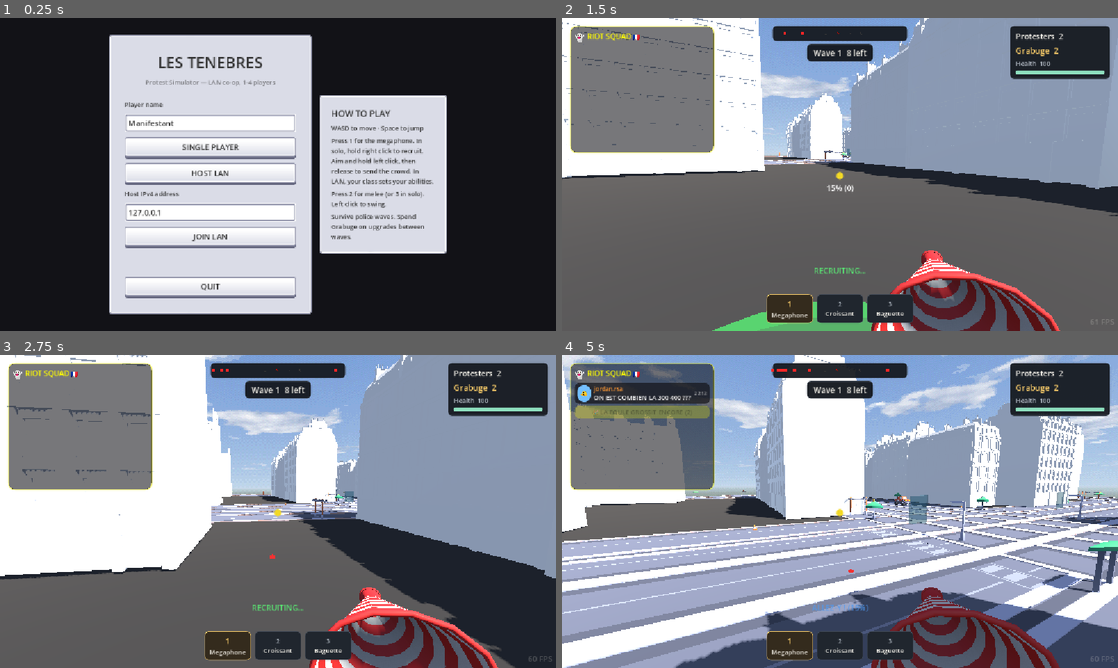
Above: before the commit, frames 1-4 (two rows, left to right).
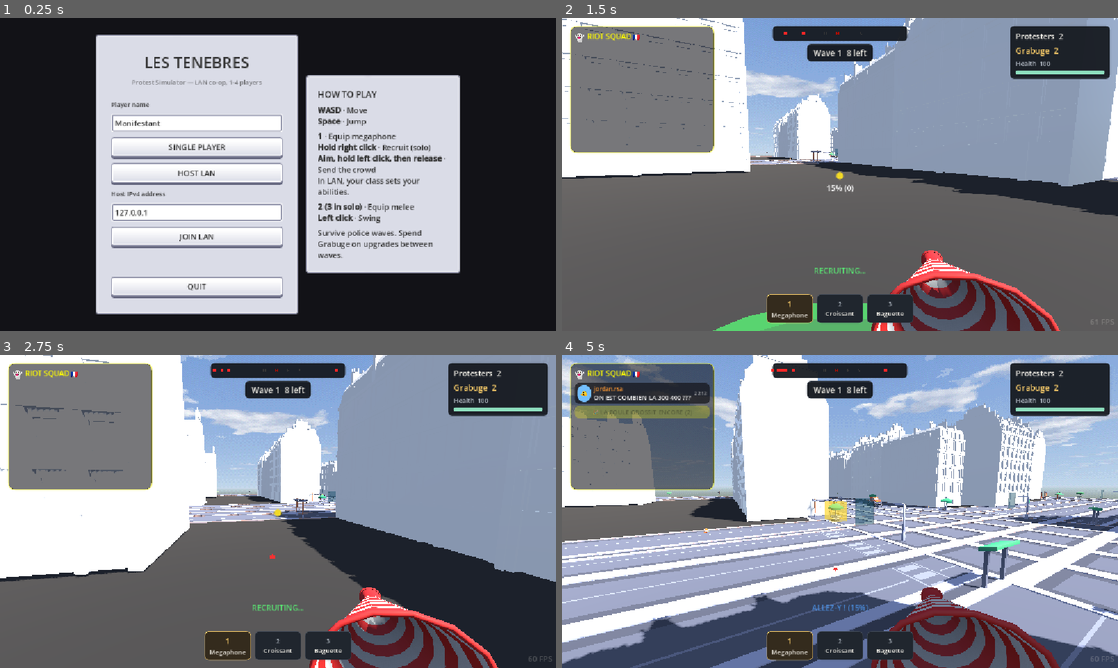
Above: after the commit, the same moments.

Repository: IsmailOuazzani/les-tenebres
Game: Godot game, scene res://scenes/main_menu.tscn
Two runs of this game, one before a commit and one after it. Both use one fixed random seed, a clock stepped at 60 frames per second and the inputs below.
Inputs (mouse positions are in pixels of both pictures, inside the frame that each line leads up to):
- Up to frame 1 (0.25 s): no input
- Up to frame 2 (1.5 s): click "SINGLE PLAYER" at 0.5 s; tap Enter at 1.25 s; move the mouse to (867, 174) at 1.27 s; hold W (move_forward) from 1.28 s (still down); hold Right mouse button (recruit) from 1.28 s (still down); click (867, 174) at 1.42 s
- Up to frame 3 (2.75 s): keep holding W (move_forward); tap Space (jump) at 1.52, 1.55, 1.82, 2.1, 2.27, 2.57 s; move the mouse to (250, 511) at 2.02 s; release Right mouse button (recruit) at 2.03 s; click (250, 511) at 2.17 s; right-click (250, 511) at 2.3 s
- Up to frame 4 (5 s): keep holding W (move_forward); move the mouse to (851, 505) at 2.77 s; press the mouse at (851, 505) at 2.78 s; tap Space (jump) at 3.05, 3.77, 4.07, 4.52, 4.55, 4.82 s; move the mouse to (834, 517) at 3.52 s; release the mouse at (834, 517) at 3.53 s; right-click (834, 517) at 3.6 s; click (834, 517) at 3.67 s; move the mouse to (878, 514) at 4.27 s; hold Shift (sprint) from 4.28 s (still down); click (878, 514) at 4.42 s

The runs differ from the first frame. In frame 1, 17% of the frame differs, in the area x 17-83%, y 5-95%; in frame 2, 6.2%; in frame 3, 11%; in frame 4, 49%, in the area x 0-100%, y 0-100%.

Commit message:
Improve How to Play panel readability

Diff:
--- a/scenes/main_menu.tscn
+++ b/scenes/main_menu.tscn
@@ -126,7 +126,7 @@
 
 [node name="HowToPlay" type="PanelContainer" parent="Scroll/Center/MenuLayout"]
 unique_name_in_owner = true
-custom_minimum_size = Vector2(264, 0)
+custom_minimum_size = Vector2(320, 0)
 layout_mode = 2
 size_flags_horizontal = 4
 size_flags_vertical = 4
@@ -151,26 +151,50 @@
 theme_override_font_sizes/font_size = 18
 text = "HOW TO PLAY"
 
-[node name="Movement" type="Label" parent="Scroll/Center/MenuLayout/HowToPlay/Margin/VBox"]
-layout_mode = 2
-theme_override_font_sizes/font_size = 13
-text = "WASD to move · Space to jump"
-autowrap_mode = 3
-
-[node name="Megaphone" type="Label" parent="Scroll/Center/MenuLayout/HowToPlay/Margin/VBox"]
-layout_mode = 2
-theme_override_font_sizes/font_size = 13
-text = "Press 1 for the megaphone. In solo, hold right click to recruit. Aim and hold left click, then release to send the crowd. In LAN, your class sets your abilities."
-autowrap_mode = 3
-
-[node name="Melee" type="Label" parent="Scroll/Center/MenuLayout/HowToPlay/Margin/VBox"]
-layout_mode = 2
-theme_override_font_sizes/font_size = 13
-text = "Press 2 for melee (or 3 in solo). Left click to swing."
-autowrap_mode = 3
-
-[node name="Objective" type="Label" parent="Scroll/Center/MenuLayout/HowToPlay/Margin/VBox"]
-layout_mode = 2
-theme_override_font_sizes/font_size = 13
+[node name="Movement" type="RichTextLabel" parent="Scroll/Center/MenuLayout/HowToPlay/Margin/VBox"]
+layout_mode = 2
+mouse_filter = 2
+theme_override_colors/default_color = Color(0.2, 0.2, 0.2, 1)
+theme_override_font_sizes/normal_font_size = 16
+theme_override_font_sizes/bold_font_size = 16
+bbcode_enabled = true
+text = "[b]WASD[/b] · Move\n[b]Space[/b] · Jump"
+fit_content = true
+scroll_active = false
+autowrap_mode = 3
+
+[node name="Megaphone" type="RichTextLabel" parent="Scroll/Center/MenuLayout/HowToPlay/Margin/VBox"]
+layout_mode = 2
+mouse_filter = 2
+theme_override_colors/default_color = Color(0.2, 0.2, 0.2, 1)
+theme_override_font_sizes/normal_font_size = 16
+theme_override_font_sizes/bold_font_size = 16
+bbcode_enabled = true
+text = "[b]1[/b] · Equip megaphone\n[b]Hold right click[/b] · Recruit (solo)\n[b]Aim, hold left click, then release[/b] · Send the crowd\nIn LAN, your class sets your abilities."
+fit_content = true
+scroll_active = false
+autowrap_mode = 3
+
+[node name="Melee" type="RichTextLabel" parent="Scroll/Center/MenuLayout/HowToPlay/Margin/VBox"]
+layout_mode = 2
+mouse_filter = 2
+theme_override_colors/default_color = Color(0.2, 0.2, 0.2, 1)
+theme_override_font_sizes/normal_font_size = 16
+theme_override_font_sizes/bold_font_size = 16
+bbcode_enabled = true
+text = "[b]2 (3 in solo)[/b] · Equip melee\n[b]Left click[/b] · Swing"
+fit_content = true
+scroll_active = false
+autowrap_mode = 3
+
+[node name="Objective" type="RichTextLabel" parent="Scroll/Center/MenuLayout/HowToPlay/Margin/VBox"]
+layout_mode = 2
+mouse_filter = 2
+theme_override_colors/default_color = Color(0.2, 0.2, 0.2, 1)
+theme_override_font_sizes/normal_font_size = 16
+theme_override_font_sizes/bold_font_size = 16
+bbcode_enabled = true
 text = "Survive police waves. Spend Grabuge on upgrades between waves."
-autowrap_mode = 3
+fit_content = true
+scroll_active = false
+autowrap_mode = 3
